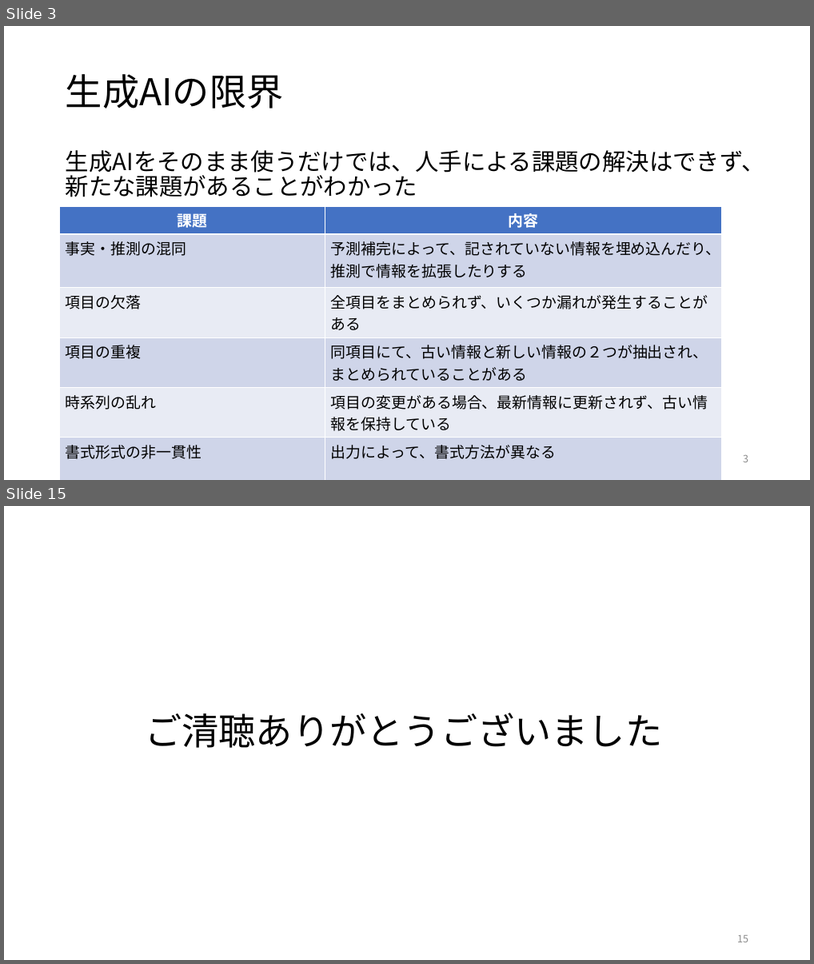
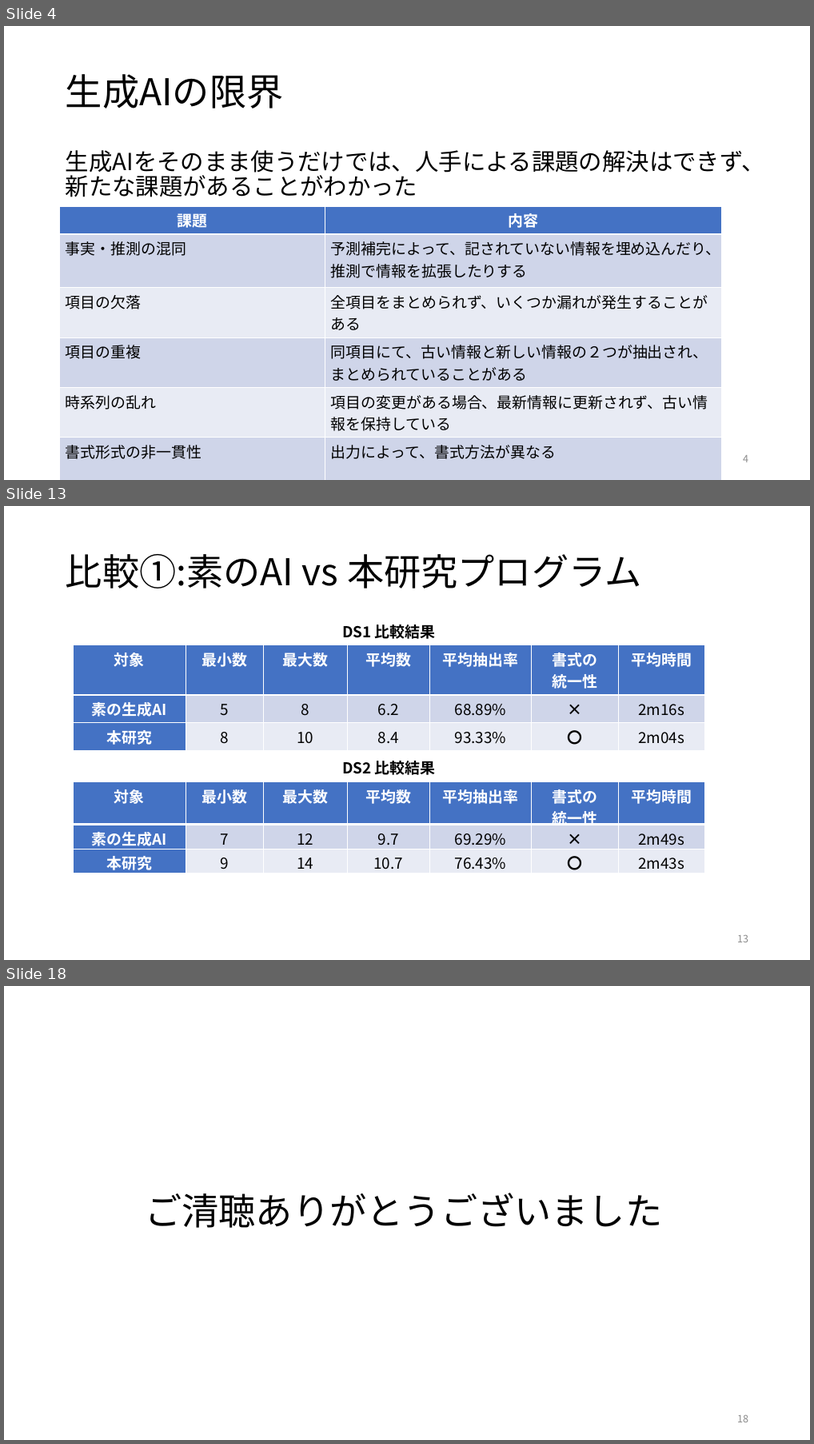
Before and after one commit to RyutoIida/edu, a slide deck: paper/卒論.pptx. Shown one above the other, each under a label of ours: slides 3 and 15 before the commit, slides 4, 13 and 18 after it; the slides between them are not shown. The pictures are 814x964 and 814x1444 pixels, drawn with LibreOffice and Linux fonts; fonts in the diff are those of the drawing. Boxes give left, top, right and bottom in pixels: in the first picture for what was removed or moved away, otherwise in the second. Text is boxed around its words. In the diff, an @@ line names an element or a change of style, - is before the commit and + after.

```diff
--- a/paper/卒論.pptx
+++ b/paper/卒論.pptx
@@ slide 13 added at (x1=4, y1=506, x2=810, y2=960), background #FFFFFF @@
@@ title added at (x1=66, y1=554, x2=642, y2=588), 44 pt, text #000000 @@
+比較①:素のAI vs 本研究プログラム
@@ text added at (x1=342, y1=624, x2=436, y2=639), 18 pt, text #000000, bold @@
+DS1 比較結果
@@ table added at (x1=73, y1=645, x2=705, y2=748), 3 rows, 7 columns @@
+対象 | 最小数 | 最大数 | 平均数 | 平均抽出率 | 書式の / 統一性 | 平均時間
+素の生成AI | 5 | 8 | 6.2 | 68.89% | × | 2m16s
+本研究 | 8 | 10 | 8.4 | 93.33% | 〇 | 2m04s
@@ text added at (x1=342, y1=760, x2=436, y2=775), 18 pt, text #000000, bold @@
+DS2 比較結果
@@ table added at (x1=73, y1=782, x2=705, y2=876), 3 rows, 7 columns @@
+対象 | 最小数 | 最大数 | 平均数 | 平均抽出率 | 書式の / 統一性 | 平均時間
+素の生成AI | 7 | 12 | 9.7 | 69.29% | × | 2m49s
+本研究 | 9 | 14 | 10.7 | 76.43% | 〇 | 2m43s
@@ page number added at (x1=738, y1=935, x2=749, y2=942), 12 pt, text #8C8C8C @@
+13
@@ what was slide 3 is now slide 4 @@
@@ page number at (x1=743, y1=455, x2=749, y2=462): text changed @@
-3
+4
@@ what was slide 15 is now slide 18 @@
@@ page number at (x1=738, y1=1415, x2=749, y2=1422): text changed @@
-15
+18
```
Also in this commit, not shown: 8 slides changed, 6 other slides added, 4 slides removed.
